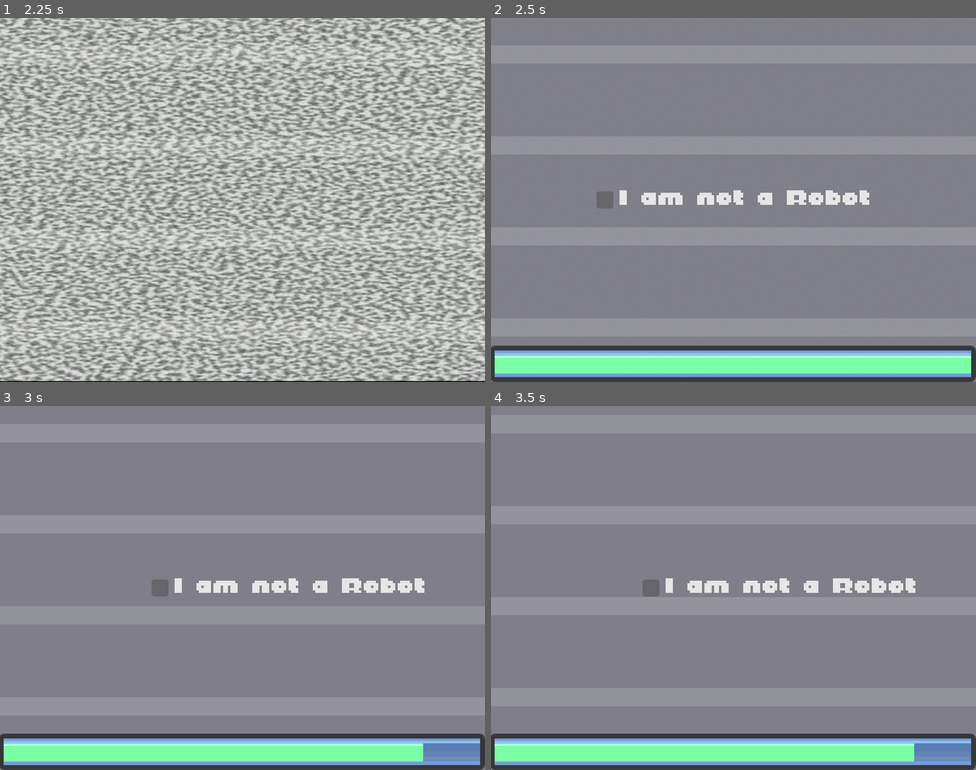
Above: before the commit, frames 1-4 (two rows, left to right).
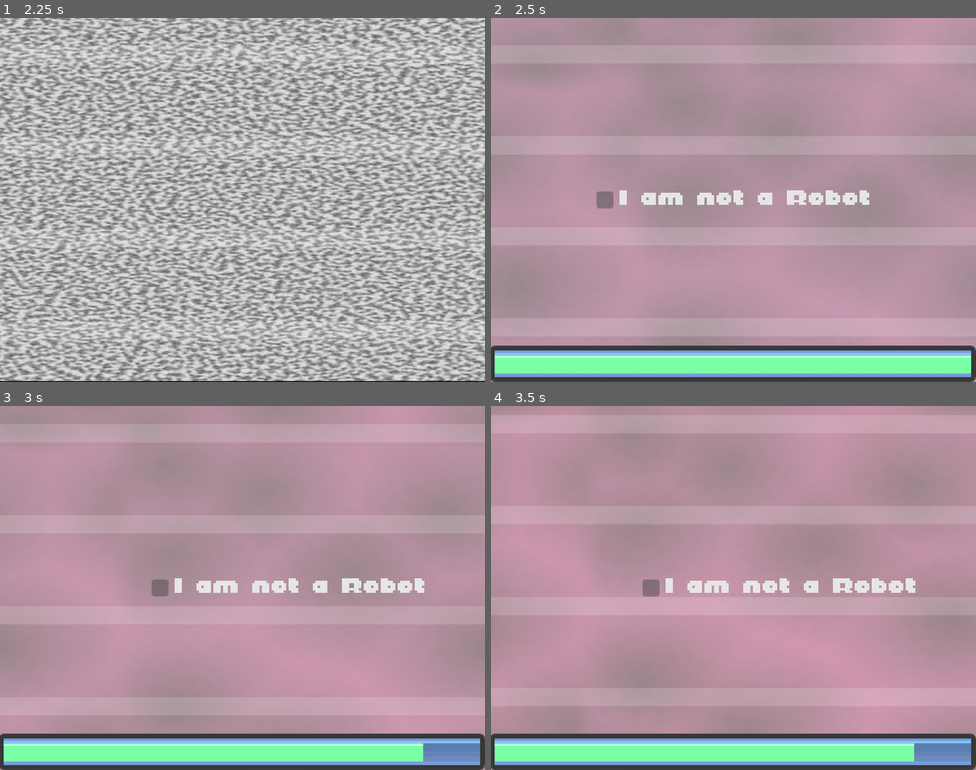
Above: after the commit, the same moments.

Repository: my-koala/UHackathon2025
Game: Godot game, scene res://assets/main.tscn
The game is run twice, just before and just after one commit, with the same random seed, the same clock (stepped at 60 frames per second) and the same inputs. The engine's default icon, where the game draws it, is replaced by a stand-in: a white triangle on a blue panel in a dark square.
Inputs:
- Up to frame 1 (2.25 s): click "I am not a Robot" at 0.5 s; click "I am not a Robot" at 1.25 s; click "I am not a Robot" at 2 s
- Up to frame 2 (2.5 s): no input
- Up to frame 3 (3 s): no input
- Up to frame 4 (3.5 s): no input

Frame 1 is identical in both runs. In frame 2, 89% of the frame differs, in the area x 0-100%, y 0-100%; in frame 3, 89%; in frame 4, 89%.

Commit message:
Background shader

Diff:
--- a/assets/main.tscn
+++ b/assets/main.tscn
@@ -6,6 +6,7 @@
 [ext_resource type="Texture2D" uid="uid://bwly1nwkb1tnf" path="res://assets/monitor_frame.png" id="2_836ik"]
 [ext_resource type="Texture2D" uid="uid://dcylcxnp7d71s" path="res://assets/background/background.png" id="2_vqaxa"]
 [ext_resource type="PackedScene" uid="uid://3iodv31k20n7" path="res://assets/microgame/checkbox/checkbox.tscn" id="3_ujfqy"]
+[ext_resource type="Material" uid="uid://bne7xrjinbxjt" path="res://assets/monitor/background.tres" id="4_m5usj"]
 [ext_resource type="PackedScene" uid="uid://vmtxgpx5i7lx" path="res://assets/microgame/password/password.tscn" id="4_qdlv5"]
 [ext_resource type="PackedScene" uid="uid://fmot7xfs8qm8" path="res://assets/microgame/select_image/select_image.tscn" id="6_qdlv5"]
 [ext_resource type="Material" uid="uid://dsrfmxkhxatis" path="res://materials/crt.tres" id="8_tkxyu"]
@@ -550,6 +551,14 @@
 render_target_update_mode = 4
 script = ExtResource("1_db5cl")
 
+[node name="color_rect" type="ColorRect" parent="monitor/sub_viewport_container/sub_viewport"]
+material = ExtResource("4_m5usj")
+anchors_preset = 15
+anchor_right = 1.0
+anchor_bottom = 1.0
+grow_horizontal = 2
+grow_vertical = 2
+
 [node name="checkbox" parent="monitor/sub_viewport_container/sub_viewport" instance=ExtResource("3_ujfqy")]
 
 [node name="password" parent="monitor/sub_viewport_container/sub_viewport" instance=ExtResource("4_qdlv5")]
Not shown: 1 places in assets/main.tscn that only renumber resources
Not shown: 1 places in assets/monitor/background.tres that only renumber resources
Not shown: 1 places in shaders/background.tres that only renumber resources
